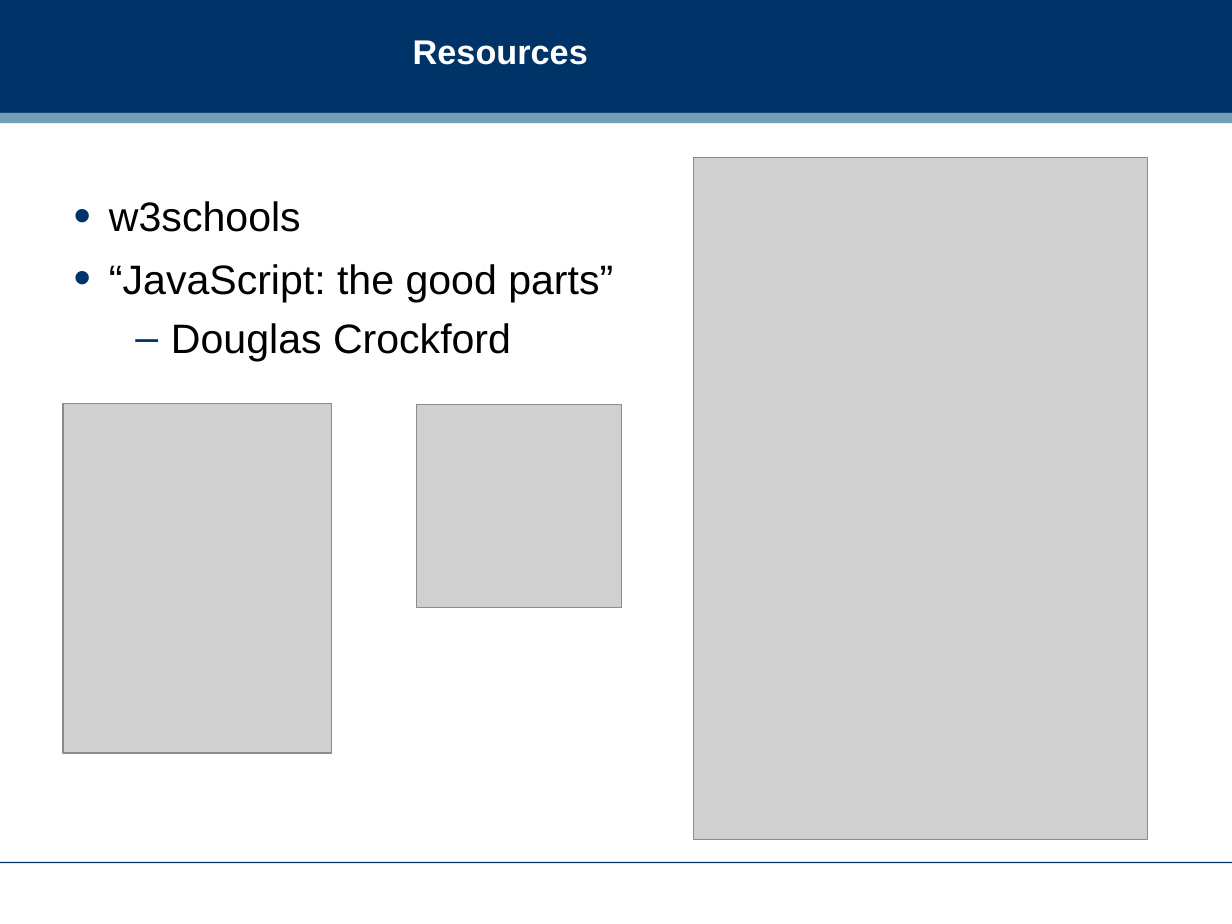
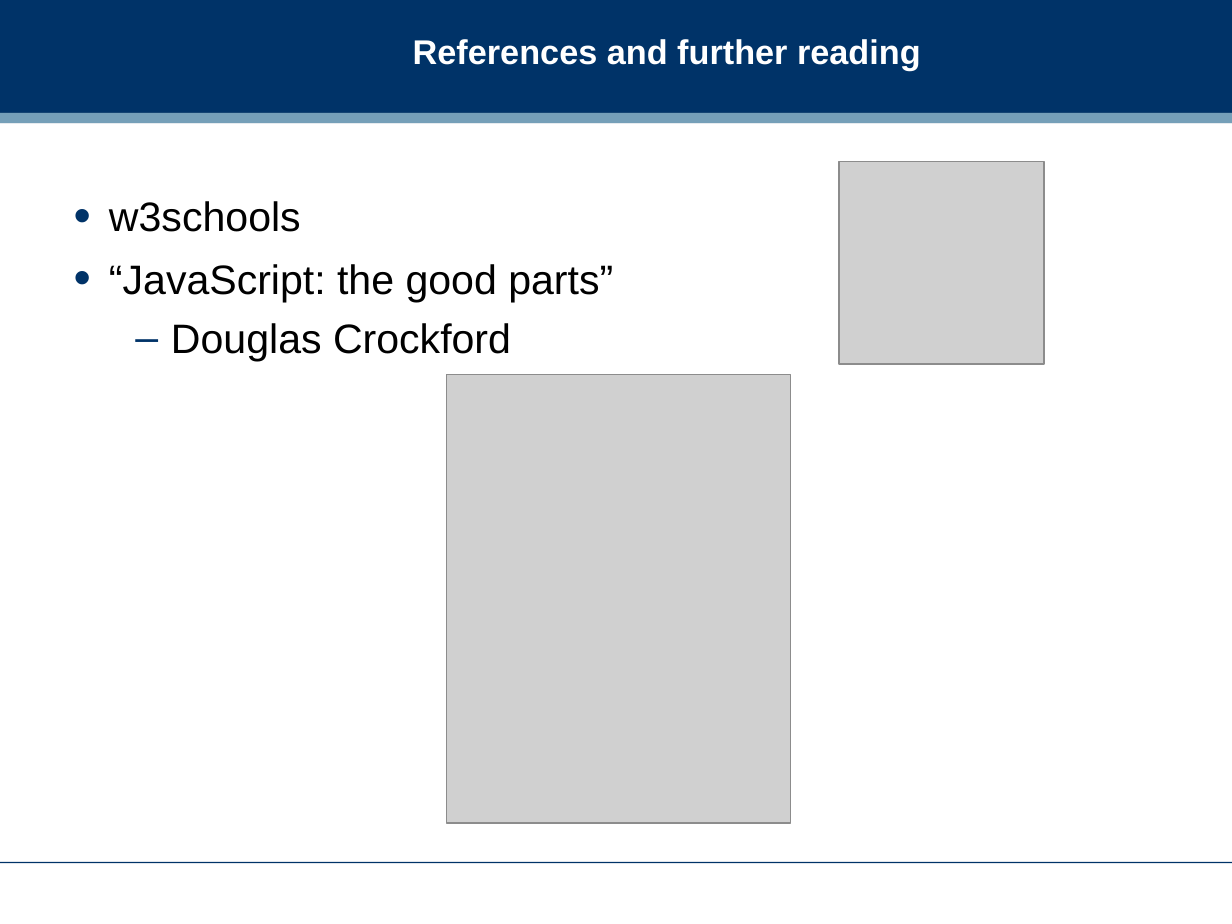
Before and after one commit to dreamind/ix, a slide deck: slide 10 of lectures/interactive/interactivity1.ppt (slide 3 before the commit). Drawn at 1232x924 pixels with LibreOffice and Linux fonts; fonts in the diff are those of the drawing; grey boxes stand for pictures; background and template pictures are left out. Boxes give left, top, right and bottom in pixels: in the first picture for what was removed or moved away, otherwise in the second. Text is boxed around its words. In the diff, an @@ line names an element or a change of style, - is before the commit and + after.

```diff
--- a/lectures/interactive/interactivity1.ppt
+++ b/lectures/interactive/interactivity1.ppt
@@ title at (x1=413, y1=39, x2=921, y2=71): text changed @@
-Resources
+References and further reading
@@ picture resized from (x1=694, y1=158, x2=1147, y2=840) to (x1=839, y1=161, x2=1044, y2=365) @@
@@ picture resized from (x1=416, y1=404, x2=621, y2=607) to (x1=446, y1=375, x2=790, y2=823) @@
@@ picture removed at (x1=63, y1=404, x2=331, y2=754) @@
```
Also in this commit, not shown: 5 other slides changed, 15 slides added, 15 slides removed, 2 other files.
